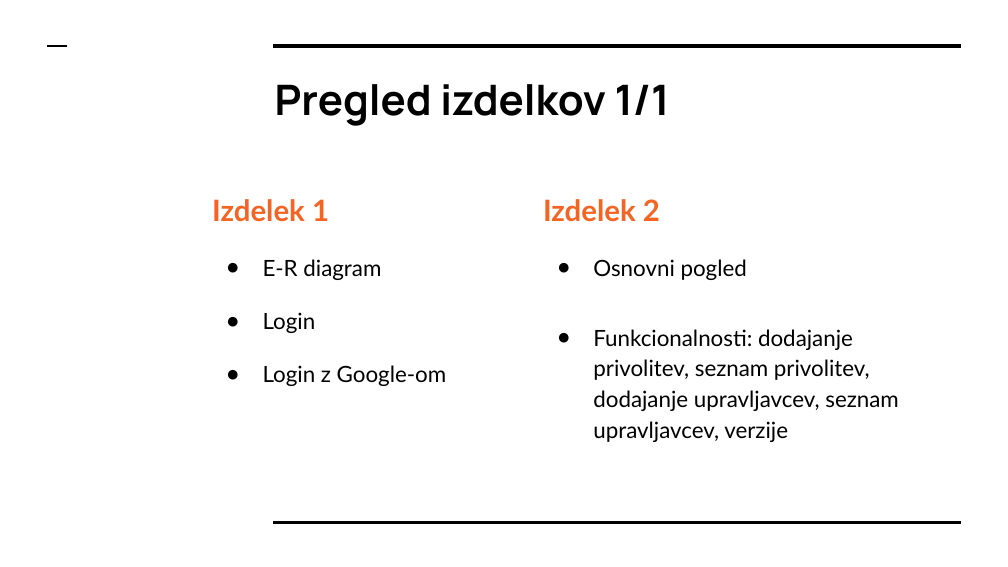
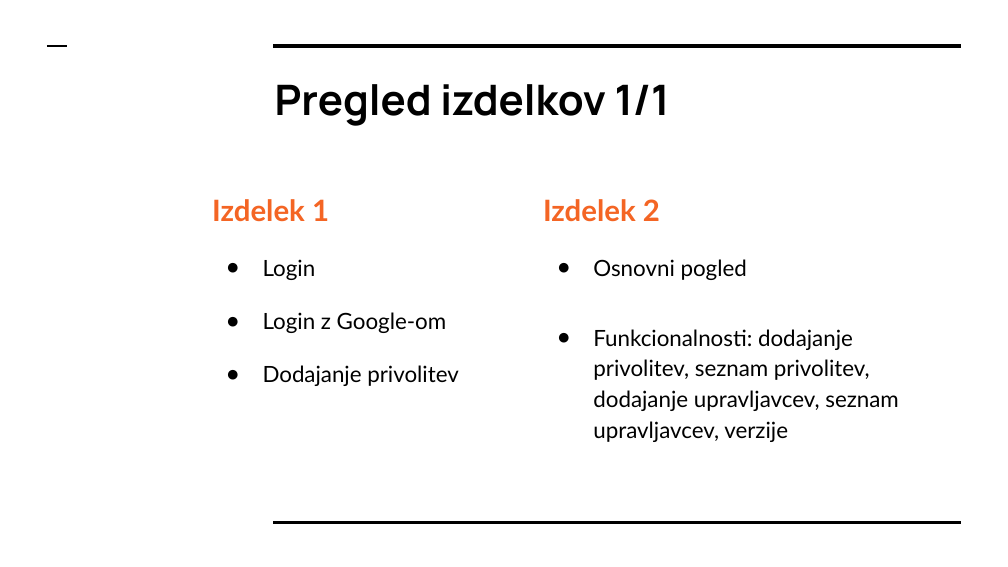
Before and after one commit to MatijaDolzan/Praktikum7, a slide deck: slide 3 of Predstavitve/Praktikum II - Skupina 7 - Teden 2.pptx. Drawn at 1008x567 pixels with LibreOffice and Linux fonts; fonts in the diff are those of the drawing. Boxes give left, top, right and bottom in pixels: in the first picture for what was removed or moved away, otherwise in the second. Text is boxed around its words. In the diff, an @@ line names an element or a change of style, - is before the commit and + after.

```diff
--- a/Predstavitve/Praktikum II - Skupina 7 - Teden 2.pptx
+++ b/Predstavitve/Praktikum II - Skupina 7 - Teden 2.pptx
@@ text at (x1=263, y1=259, x2=381, y2=280): paragraph removed @@
-● E-R diagram
@@ text at (x1=263, y1=365, x2=459, y2=386): paragraph added @@
+● Dodajanje privolitev
```
Also in this commit, not shown: 4 other slides changed.
